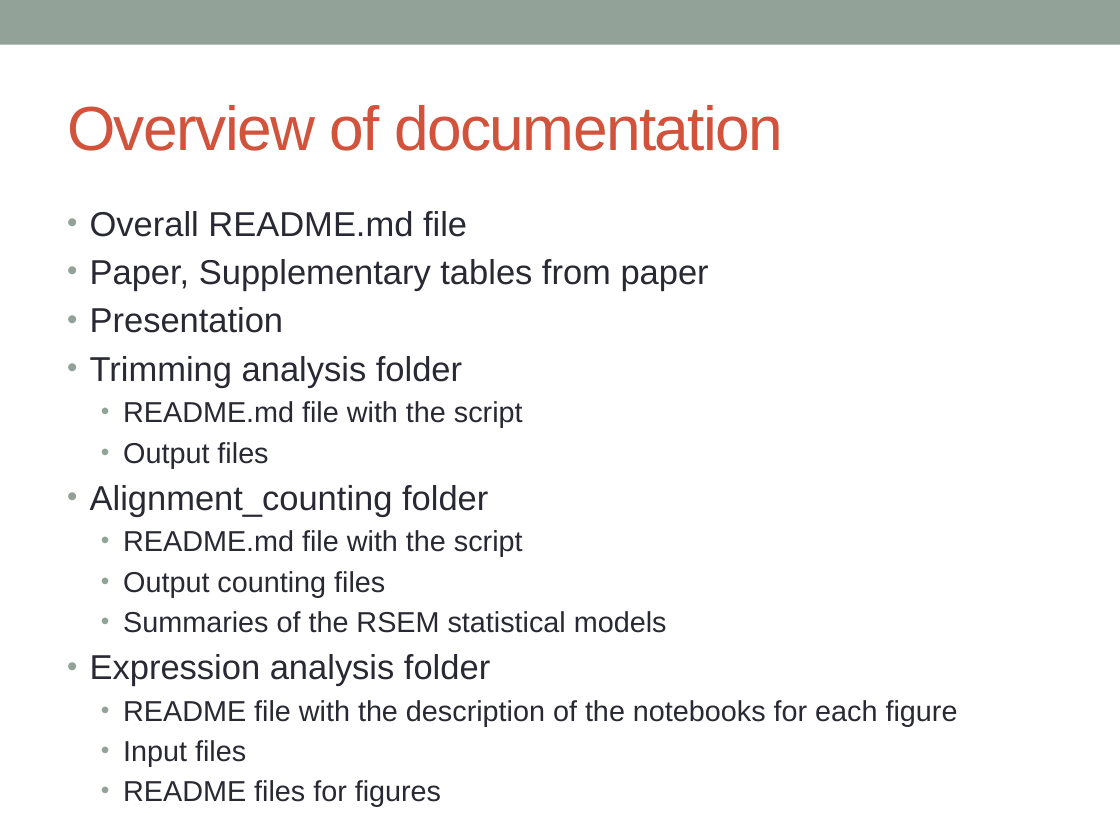
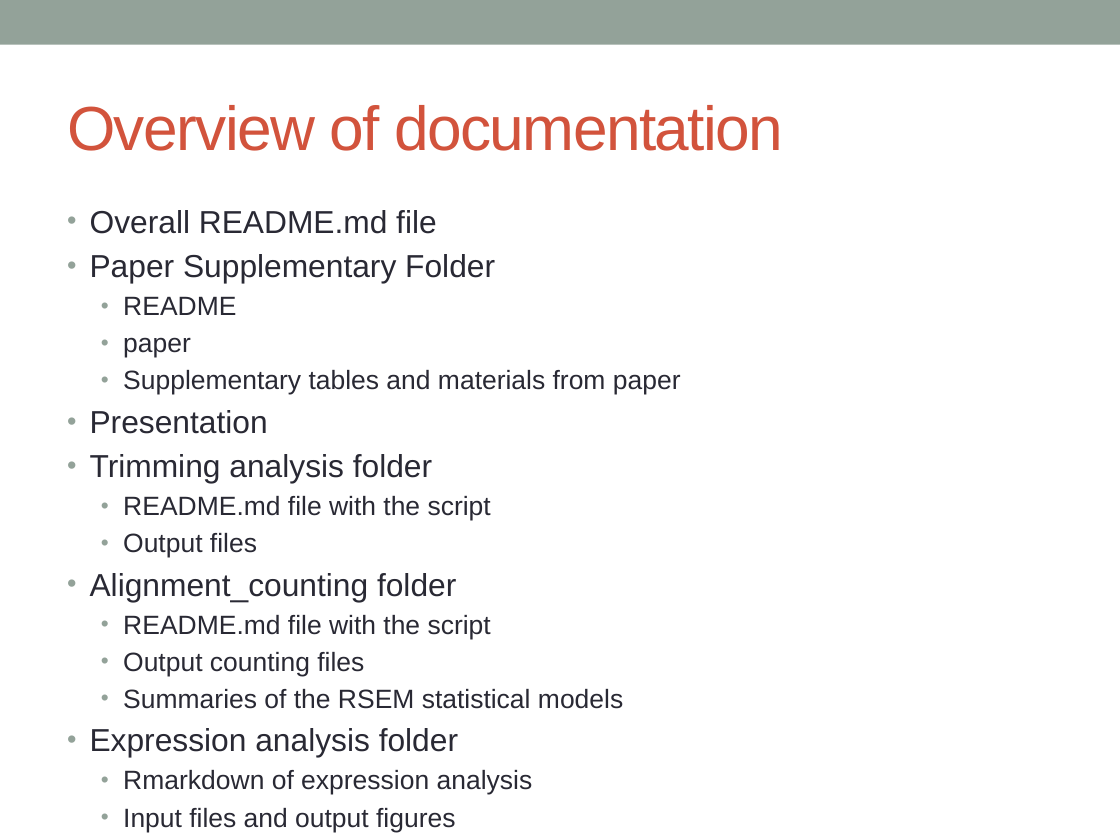
Before and after one commit to katholan/BCB546X-Spring2017_Valerin_final_project, a slide deck: slide 7 of asparagus.pptx. Drawn at 1120x840 pixels with LibreOffice and Linux fonts; fonts in the diff are those of the drawing. Boxes give left, top, right and bottom in pixels: in the first picture for what was removed or moved away, otherwise in the second. Text is boxed around its words. In the diff, an @@ line names an element or a change of style, - is before the commit and + after.

```diff
--- a/asparagus.pptx
+++ b/asparagus.pptx
@@ text at [90,210,623,757]: size 22.2 to 20.4 pt in "Overall README.md file", "Presentation", "Trimming analysis folder", "Alignment_counting folder" and 1 more places; size 18.5 to 17 pt in "README.md file with the script", "Output files", "README.md file with the script", "Output counting files" and 2 more places @@
@@ text at [90,254,681,395]: text changed; size 22.2 to 17 pt @@
-• Paper, Supplementary tables from paper
+• Paper Supplementary Folder
+  • README
+  • paper
+  • Supplementary tables and materials from paper
@@ text at [123,770,533,832]: text changed; size 18.5 to 17 pt @@
-  • README file with the description of the notebooks for each figure
-  • Input files
+  • Rmarkdown of expression analysis
+  • Input files and output figures
```
Also in this commit, not shown: 5 other slides changed.
